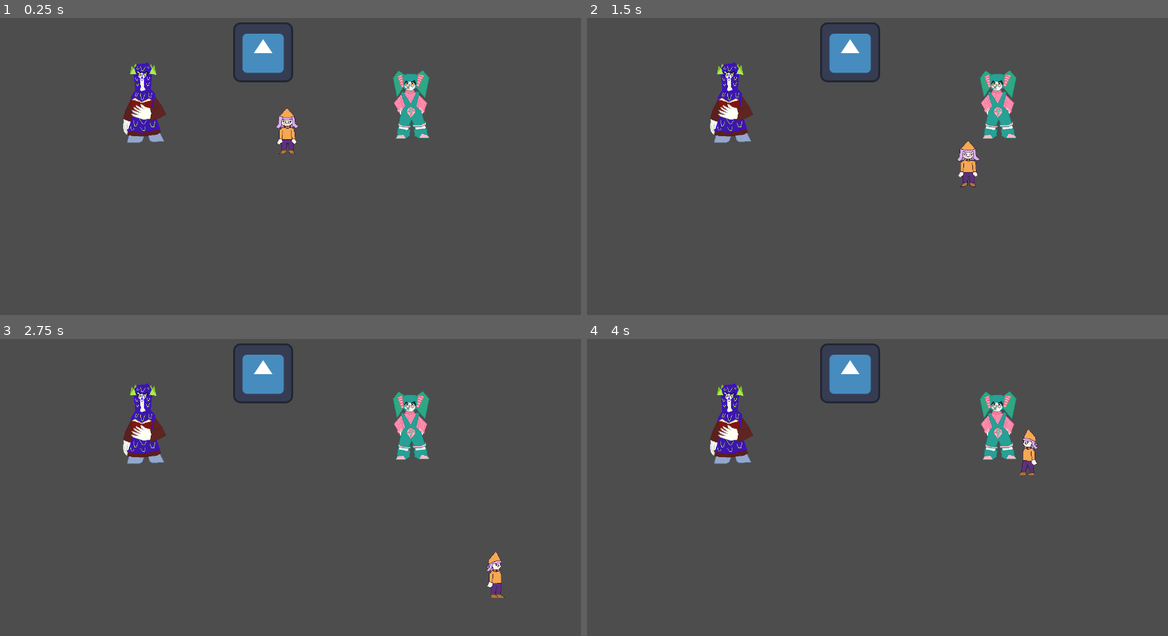
Above: before the commit, frames 1-4 (two rows, left to right).
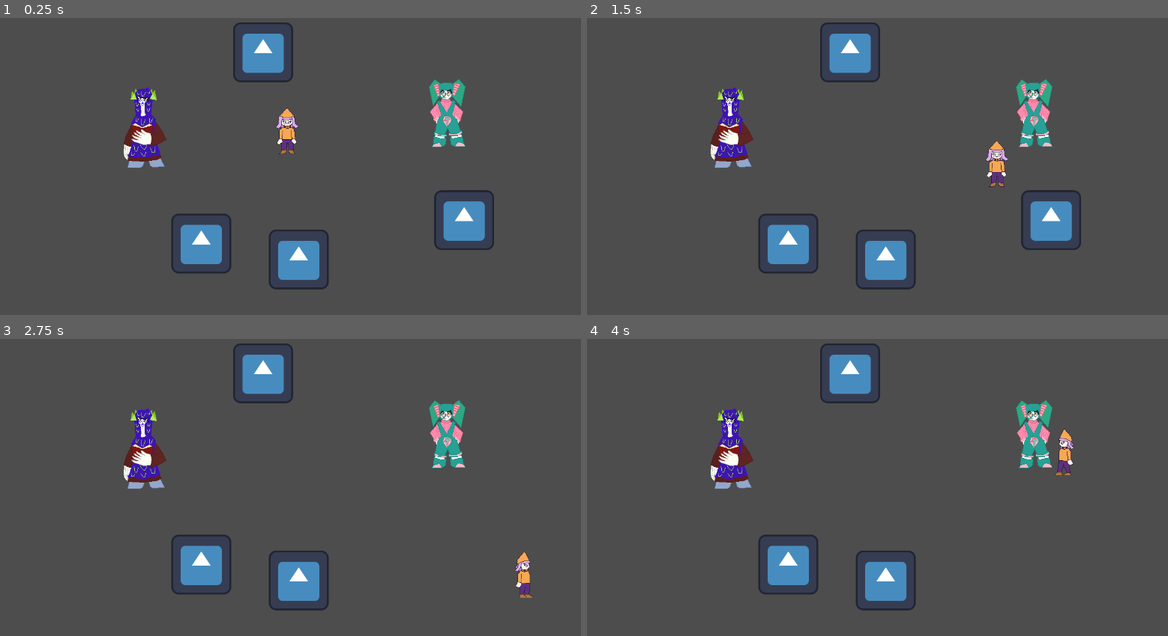
Above: after the commit, the same moments.

Repository: InKeaton/TheLibrarian
Game: Godot game, scene res://main.tscn
The game is run twice, just before and just after one commit, with the same random seed, the same clock (stepped at 60 frames per second) and the same inputs. The engine's default icon, where the game draws it, is replaced by a stand-in: a white triangle on a blue panel in a dark square. Sound files missing from this copy of the repository are replaced by a short silence.
Inputs:
- Up to frame 1 (0.25 s): no input
- Up to frame 2 (1.5 s): tap Enter at 0.5 s; hold Right (move_right) 0.53-1.28 s; tap Z (accept) at 0.6, 1.35 s; hold Down (move_down) from 1.28 s (still down)
- Up to frame 3 (2.75 s): release Down (move_down) at 2.03 s; hold Right (move_right) from 2.03 s (still down); tap X (refuse) at 2.1 s; tap Z (accept) at 2.3 s
- Up to frame 4 (4 s): release Right (move_right) at 2.78 s; hold Up (move_up) 2.78-3.53 s; tap Z (accept) at 2.85, 3.6 s; hold Left (move_left) from 3.53 s (still down)

The runs differ from the first frame. In frame 1, 7.4% of the frame differs, in the area x 21-86%, y 14-92%; in frame 2, 8.1%; in frame 3, 6.7%; in frame 4, 6.5%.

Commit message:
Added new dialogue options, variable checking

Diff:
--- a/Characters/Player/player.gd
+++ b/Characters/Player/player.gd
@@ -6,6 +6,10 @@
 # object variables
 @onready var speakbox = $Speakbox
 @onready var animation_player = $Sprite/AnimationPlayer
+
+# TO DO
+# + implement a better fullscreen code
+var is_fullscreen = false
 
 signal has_interacted_with(interlocutor: Node)
 
@@ -33,6 +37,13 @@
 	if Input.is_action_pressed("move_up"):
 		velocity.y -= 1
 		speakbox.rotation_degrees = 180
+	if Input.is_action_just_released("toggle_fullscreen"):
+		if is_fullscreen:
+			DisplayServer.window_set_mode(DisplayServer.WINDOW_MODE_WINDOWED)
+			is_fullscreen = false
+		else:
+			DisplayServer.window_set_mode(DisplayServer.WINDOW_MODE_EXCLUSIVE_FULLSCREEN)
+			is_fullscreen = true
 
 	# normalize movement
 	if velocity.length() > 0:
@@ -57,7 +68,7 @@
 
 func check_possible_iterations() -> void:
 	if (Input.is_action_just_released("accept") && speakbox.is_colliding()):
-		var possible_interlocutor : Node = speakbox.get_collider().get_parent()
+		var possible_interlocutor : Node = speakbox.get_collider()
 		if possible_interlocutor.is_in_group("interlocutors"):
 			emit_signal("has_interacted_with", possible_interlocutor)
 			set_process(false)
--- a/Characters/actor.gd
+++ b/Characters/actor.gd
@@ -1,4 +1,4 @@
-extends Sprite2D
+extends CharacterBody2D
 
 # Actor Name
 @export var _name: String
@@ -11,7 +11,8 @@
 
 func _ready():
 	# set hitboxes
-	$Body/Hitbox.shape.extents.x = self.texture.get_width() / 2
-	$Body/Hitbox.shape.extents.y = self.texture.get_height() / 2
+	# REMEBER TO SET AS UNIQUE IN EDITOR
+	$Hitbox.shape.extents.x = $Sprite.texture.get_width() / 2
+	$Hitbox.shape.extents.y = $Sprite.texture.get_height() / 2
 	# set dialogue
 	_dialogue = JSON.parse_string(FileAccess.get_file_as_string(_dialogue_path))
--- a/Characters/actor.tscn
+++ b/Characters/actor.tscn
@@ -3,22 +3,22 @@
 [ext_resource type="Script" path="res://Characters/actor.gd" id="1_8dfpi"]
 [ext_resource type="Texture2D" uid="uid://cap37nx5x63hg" path="res://icon.svg" id="1_436lw"]
 
-[sub_resource type="RectangleShape2D" id="RectangleShape2D_cyoay"]
+[sub_resource type="RectangleShape2D" id="RectangleShape2D_colea"]
 size = Vector2(128, 127)
 
-[node name="Actor" type="Sprite2D" groups=["interlocutors"]]
-position = Vector2(587, 349)
-texture = ExtResource("1_436lw")
+[node name="Body" type="CharacterBody2D" groups=["interlocutors"]]
+show_behind_parent = true
+texture_filter = 1
+position = Vector2(95, 41)
 script = ExtResource("1_8dfpi")
 metadata/_edit_group_ = true
 
-[node name="AnimationPlayer" type="AnimationPlayer" parent="." groups=["interlocutors"]]
-root_node = NodePath("../Body")
+[node name="Hitbox" type="CollisionShape2D" parent="." groups=["interlocutors"]]
+shape = SubResource("RectangleShape2D_colea")
+debug_color = Color(0.388235, 0.603922, 0.254902, 0.419608)
 
-[node name="Body" type="CharacterBody2D" parent="."]
-show_behind_parent = true
-texture_filter = 1
+[node name="Sprite" type="Sprite2D" parent="." groups=["interlocutors"]]
+texture = ExtResource("1_436lw")
+metadata/_edit_group_ = true
 
-[node name="Hitbox" type="CollisionShape2D" parent="Body"]
-shape = SubResource("RectangleShape2D_cyoay")
-debug_color = Color(0.388235, 0.603922, 0.254902, 0.419608)
+[node name="AnimationPlayer" type="AnimationPlayer" parent="Sprite" groups=["interlocutors"]]
--- a/Data/save_manager.gd
+++ b/Data/save_manager.gd
@@ -5,26 +5,70 @@
 
 signal check_result(result : String)
 
-# T O  D O
-# * Add different kinds of variable checking
-#	- Is the value lower/bigger than this?
-#	- Is it bigger/lower than another variable?
-# * Add the ability to save
-
 # loads the save file
 func _ready():
 	save_data = JSON.parse_string(FileAccess.get_file_as_string(SAVE_DATA_PATH))
 
-func _on_dialogue_manager_set_vars(var_and_value):
-	save_data["DIALOGUE_VARS"][var_and_value[0]] = var_and_value[1]
+# T O  D O
+# + remove the creation of variables: they must be already defined in the file
 
-func _on_dialogue_manager_check_vars(variable):
-	if save_data["DIALOGUE_VARS"].has(variable):
-		emit_signal("check_result", save_data["DIALOGUE_VARS"][variable])
+# sets or updates a var value
+func _set_vars(var_and_value):
+	# var_and_value has:
+	# 0 -> section
+	# 1 -> var name
+	# 2 -> value to assign/sum/remove
+	# 3 -> flag
+
+	# flag == 0 -> gives the value to the variable, creates it if needed
+	if var_and_value[3] == 0:
+		save_data[var_and_value[0]][var_and_value[1]] = var_and_value[2]
+
+	# flag != 0 -> increment the value by adding value * flag
 	else:
-		# in cases where it is possible for the variable to not exist, create a
-		# "default" section to redirect the dialogue to
+		if save_data[var_and_value[0]].has(var_and_value[1]):
+			save_data[var_and_value[0]][var_and_value[1]] += (var_and_value[2] * (var_and_value[3]))
+		else:
+			# if not present, creates the incrementable variable
+			save_data[var_and_value[0]][var_and_value[1]] = var_and_value[2] * (var_and_value[3])
+
+# returns information on a variable
+func _check_vars(variable):
+	# variable has:
+	# 0 -> section
+	# 1 -> var name
+	# 2 -> flag
+	# 3 -> value or var name to compare to (optional)
+	# 4 -> section of var to compare to (optional)
+
+	# in cases where it is possible for the variable to not exist, create a
+	# "default" section to redirect the dialogue to
+	if !save_data[variable[0]].has(variable[1]):
 		emit_signal("check_result", "DEFAULT")
 
-func save() -> void:
+	# flag == 0 -> return variable value
+	else: if variable[2] == 0:
+		emit_signal("check_result", variable[1] + "_" + save_data[variable[0]][variable[1]])
+
+	else:
+		var tmp_to_compare_to
+		# flag == 1 -> check variable value related to value passed
+		if variable[2] == 1:
+			tmp_to_compare_to = variable[3]
+		# flag == 2 -> check variable value related to variable value passed
+		else: if variable[2] == 2:
+			tmp_to_compare_to = save_data[variable[4]][variable[3]]
+
+		var tmp_string
+		if save_data[variable[0]][variable[1]] < variable[3]:
+			tmp_string = "_lesser_than_"
+		else:
+			tmp_string = "_greater_than_" # if equal, ends up here
+
+		emit_signal("check_result", variable[1] + tmp_string + str(tmp_to_compare_to))
+
+# T O  D O
+# + Add the ability to save
+
+func _save() -> void:
 	pass
--- /dev/null
+++ b/Objects/collectible.gd
@@ -0,0 +1,18 @@
+extends Area2D
+
+@export var _type : String
+signal collected(var_and_values : Array)
+
+# Called when the node enters the scene tree for the first time.
+func _ready():
+	pass # Replace with function body.
+
+
+# Called every frame. 'delta' is the elapsed time since the previous frame.
+func _process(delta):
+	pass
+
+
+func _on_body_entered(body):
+	emit_signal("collected", ["COLLECTIBLES", _type, 1, 1])
+	self.queue_free()
--- /dev/null
+++ b/Objects/collectible.tscn
@@ -0,0 +1,23 @@
+[gd_scene load_steps=4 format=3 uid="uid://cl6r58rbssaut"]
+
+[ext_resource type="Script" path="res://Objects/collectible.gd" id="1_1fd36"]
+[ext_resource type="Texture2D" uid="uid://cap37nx5x63hg" path="res://icon.svg" id="1_m38l3"]
+
+[sub_resource type="RectangleShape2D" id="RectangleShape2D_53dng"]
+size = Vector2(128, 128)
+
+[node name="Collectible" type="Area2D"]
+position = Vector2(392.409, 117.504)
+script = ExtResource("1_1fd36")
+metadata/_edit_group_ = true
+
+[node name="CollisionShape2D" type="CollisionShape2D" parent="."]
+shape = SubResource("RectangleShape2D_53dng")
+debug_color = Color(0.623529, 0.368627, 0.964706, 0.419608)
+
+[node name="Sprite2D" type="Sprite2D" parent="."]
+texture = ExtResource("1_m38l3")
+
+[node name="AnimationPlayer" type="AnimationPlayer" parent="Sprite2D"]
+
+[connection signal="body_entered" from="." to="." method="_on_body_entered"]
--- a/UI/Dialogue/dialogue_manager.gd
+++ b/UI/Dialogue/dialogue_manager.gd
@@ -12,7 +12,7 @@
 # Object which we're talking with
 var _interlocutor: Node
 
-# Dialogue section we're gonna act
+# Dialogue we're gonna act
 var _dialogue: Dictionary
 # section of dialogue we are in
 var _section: String
@@ -133,3 +133,6 @@
 	_section = result
 	_message_id = 0
 	update_dialogue()
+
+func _on_check_vars(variable):
+	pass # Replace with function body.
--- a/_resources/data/eugenia.json
+++ b/_resources/data/eugenia.json
@@ -1,52 +1,52 @@
 [
-    {
-        "BEGINNING" :  {
-            "MESSAGES" : ["ue.", "Com'è?"],
-            "CHOICE" : ["Tutt'apposto fre", "Solita roba"]
-        },
+	{
+		"BEGINNING" :  {
+			"MESSAGES" : ["ue.", "Com'è?"],
+			"CHOICE" : ["Tutt'apposto fre", "Solita roba"]
+		},
 
-        "Tutt'apposto fre" : {
-            "MESSAGES" : ["Ah meno male..."],
-            "JUMP_TO" : "ENDING"
-        },
+		"Tutt'apposto fre" : {
+			"MESSAGES" : ["Ah meno male..."],
+			"JUMP_TO" : "ENDING"
+		},
 
-        "Solita roba" : {
-            "MESSAGES" : ["Beh, bello schifo"],
-            "JUMP_TO" : "ENDING"
-        },
+		"Solita roba" : {
+			"MESSAGES" : ["Beh, bello schifo"],
+			"JUMP_TO" : "ENDING"
+		},
 
-        "ENDING" : {
-            "MESSAGES" : ["Hey, hai mica visto il mio libro?", "L'ho perso, e mi servirebbe...", "Vabbè", "Ci becchiamo!"],
-            "END_DIALOGUE" : 1
-        }
-    },
+		"ENDING" : {
+			"MESSAGES" : ["Hey, hai mica visto il mio libro?", "L'ho perso, e mi servirebbe...", "Vabbè", "Ci becchiamo!"],
+			"END_DIALOGUE" : 1
+		}
+	},
 
-    {
-        "BEGINNING" : {
-            "MESSAGES" : [],
-            "CHECK_VARS" : "libro_raccolto"
-        },
+	{
+		"BEGINNING" : {
+			"MESSAGES" : [],
+			"CHECK_VARS" : ["COLLECTIBLES", "godot", 1, 2]
+		},
 
-        "DEFAULT" : {
+		"DEFAULT" : {
 			"MESSAGES" : ["Eh, {p=0.2}quanto vorrei il mio libro..."],
 			"END_DIALOGUE" : 0
 		},
 
-        "libro_non_preso" : {
-            "MESSAGES" : ["Non c'ho altro da dirti,{p=0.2} fighetto"],
-            "END_DIALOGUE" : 0
-        },
+		"godot_lesser_than_2" : {
+			"MESSAGES" : ["Non c'ho altro da dirti,{p=0.2} fighetto"],
+			"END_DIALOGUE" : 0
+		},
 
-        "libro_preso" : {
-            "MESSAGES" : ["Wow, hai trovato il mio libro!", "Grazie mille bro, alla prossima!"],
-            "END_DIALOGUE" : 1
-        }
-    },
+		"godot_greater_than_2" : {
+			"MESSAGES" : ["Wow, hai trovato il mio libro!", "Grazie mille bro, alla prossima!"],
+			"END_DIALOGUE" : 1
+		}
+	},
 
-    {
-        "BEGINNING" : {
-            "MESSAGES" : ["Grazie ancora per il libro bro!"],
-            "END_DIALOGUE" : 0
-        }
-    }
+	{
+		"BEGINNING" : {
+			"MESSAGES" : ["Grazie ancora per il libro bro!"],
+			"END_DIALOGUE" : 0
+		}
+	}
 ]
--- a/_resources/data/madonna.json
+++ b/_resources/data/madonna.json
@@ -7,19 +7,19 @@
 
 		"Bene, grazie :D" : {
 			"MESSAGES" : ["Oh, meno male"],
-			"SET_VARS" : ["_sta_bene", "bene"],
+			"SET_VARS" : ["DIALOGUE_VARS", "_sta_bene", "bene", 0],
 			"JUMP_TO" : "ENDING"
 		},
 
 		"Eh, come al solito..." : {
 			"MESSAGES" : ["Oh...{p=0.5} Beh, spero che tu stia bene di solito..."],
-			"SET_VARS" : ["_sta_bene", "male"],
+			"SET_VARS" : ["DIALOGUE_VARS", "_sta_bene", "male", 0],
 			"JUMP_TO" : "ENDING"
 		},
 
 		"Beh, non molto bene..." : {
 			"MESSAGES" : ["Oh, mi spiace"],
-			"SET_VARS" : ["_sta_bene", "male"],
+			"SET_VARS" : ["DIALOGUE_VARS", "_sta_bene", "male", 0],
 			"JUMP_TO" : "ENDING"
 		},
 
@@ -32,13 +32,13 @@
 	{
 		"BEGINNING" : {
 			"MESSAGES" : [],
-			"CHECK_VARS" : "_sta_bene"
+			"CHECK_VARS" : ["DIALOGUE_VARS", "_sta_bene", 0]
 		},
-		"male" : {
+		"_sta_bene_male" : {
 			"MESSAGES" : ["Beh, mi spiace che tu sia triste, ma...{p=0.7} non ho altro da dirti...", "[wave amp=50 freq=2] V A  V I A . . .[/wave]"],
 			"END_DIALOGUE" : 0
 		},
-		"bene" : {
+		"_sta_bene_bene" : {
 			"MESSAGES" : ["Beh, puoi essere felice come una Pasqua, ma...{p=0.7} non ho altro da dirti...", "[wave amp=50 freq=2] V A  V I A . . .[/wave]"],
 			"END_DIALOGUE" : 0
 		},
--- a/_resources/data/savedata.json
+++ b/_resources/data/savedata.json
@@ -1,9 +1,13 @@
 {
-    "DIALOGUE_VARS" : {
+	"DIALOGUE_VARS" : {
 
-    },
+	},
 
-    "NPC_DATA": {
+	"COLLECTIBLES" : {
 
-    }
+	},
+
+	"NPC_DATA": {
+
+	}
 }
--- a/main.tscn
+++ b/main.tscn
@@ -7,8 +7,17 @@
 [ext_resource type="Texture2D" uid="uid://cvyegl13kexob" path="res://_resources/sprites/chrctrs/MadonnaStill.png" id="3_f0sfi"]
 [ext_resource type="PackedScene" uid="uid://dreg86p1nwujc" path="res://UI/Dialogue/dialogue_manager.tscn" id="4_hghbu"]
 [ext_resource type="PackedScene" uid="uid://dfhxd0kvt83n2" path="res://Data/save_manager.tscn" id="6_evhia"]
+[ext_resource type="PackedScene" uid="uid://cl6r58rbssaut" path="res://Objects/collectible.tscn" id="6_gbbm5"]
+
+[sub_resource type="RectangleShape2D" id="RectangleShape2D_pvs1k"]
+size = Vector2(128, 127)
+
+[sub_resource type="RectangleShape2D" id="RectangleShape2D_nbqr1"]
+size = Vector2(128, 127)
 
 [node name="main" type="Node2D"]
+
+[node name="SFONDI" type="Node2D" parent="."]
 
 [node name="PROPS" type="Node2D" parent="."]
 
@@ -19,20 +28,42 @@
 [node name="NPC" type="Node2D" parent="."]
 
 [node name="Madonna" parent="NPC" instance=ExtResource("2_yio0r")]
-texture_filter = 1
-position = Vector2(339, 327)
-texture = ExtResource("3_f0sfi")
+position = Vector2(340, 381)
 _name = "Madonna"
 _dialogue_path = "res://_resources/data/madonna.json"
 
+[node name="Hitbox" parent="NPC/Madonna" index="0"]
+shape = SubResource("RectangleShape2D_pvs1k")
+
+[node name="Sprite" parent="NPC/Madonna" index="1"]
+texture = ExtResource("3_f0sfi")
+
 [node name="Eugenia" parent="NPC" instance=ExtResource("2_yio0r")]
-texture_filter = 1
-position = Vector2(908, 331)
-texture = ExtResource("3_e04fg")
+position = Vector2(985, 349)
 _name = "Eugenia"
 _dialogue_path = "res://_resources/data/eugenia.json"
 
+[node name="Hitbox" parent="NPC/Eugenia" index="0"]
+shape = SubResource("RectangleShape2D_nbqr1")
+
+[node name="Sprite" parent="NPC/Eugenia" index="1"]
+texture = ExtResource("3_e04fg")
+
 [node name="Player" parent="." instance=ExtResource("1_a7e4d")]
+
+[node name="COLLECTIBLES" type="Node2D" parent="."]
+
+[node name="Godot1" parent="COLLECTIBLES" instance=ExtResource("6_gbbm5")]
+position = Vector2(1021, 578)
+_type = "godot"
+
+[node name="Godot2" parent="COLLECTIBLES" instance=ExtResource("6_gbbm5")]
+position = Vector2(668, 662)
+_type = "godot"
+
+[node name="Godot3" parent="COLLECTIBLES" instance=ExtResource("6_gbbm5")]
+position = Vector2(460, 628)
+_type = "godot"
 
 [node name="UI" type="Control" parent="."]
 layout_mode = 3
@@ -46,7 +77,13 @@
 [node name="SaveManager" parent="." instance=ExtResource("6_evhia")]
 
 [connection signal="has_interacted_with" from="Player" to="UI/DialogueManager" method="_on_player_has_interacted_with"]
-[connection signal="check_vars" from="UI/DialogueManager" to="SaveManager" method="_on_dialogue_manager_check_vars"]
+[connection signal="collected" from="COLLECTIBLES/Godot1" to="SaveManager" method="_set_vars"]
+[connection signal="collected" from="COLLECTIBLES/Godot2" to="SaveManager" method="_set_vars"]
+[connection signal="collected" from="COLLECTIBLES/Godot3" to="SaveManager" method="_set_vars"]
+[connection signal="check_vars" from="UI/DialogueManager" to="SaveManager" method="_check_vars"]
 [connection signal="iteraction_ended" from="UI/DialogueManager" to="Player" method="_on_dialogue_manager_iteraction_ended"]
-[connection signal="set_vars" from="UI/DialogueManager" to="SaveManager" method="_on_dialogue_manager_set_vars"]
+[connection signal="set_vars" from="UI/DialogueManager" to="SaveManager" method="_set_vars"]
 [connection signal="check_result" from="SaveManager" to="UI/DialogueManager" method="_on_save_manager_check_result"]
+
+[editable path="NPC/Madonna"]
+[editable path="NPC/Eugenia"]
--- a/project.godot
+++ b/project.godot
@@ -12,7 +12,7 @@
 
 config/name="TheLibrarianV4"
 run/main_scene="res://main.tscn"
-config/features=PackedStringArray("4.0", "GL Compatibility")
+config/features=PackedStringArray("4.1", "GL Compatibility")
 config/icon="res://icon.svg"
 
 [display]
@@ -53,6 +53,11 @@
 "events": [Object(InputEventKey,"resource_local_to_scene":false,"resource_name":"","device":-1,"window_id":0,"alt_pressed":false,"shift_pressed":false,"ctrl_pressed":false,"meta_pressed":false,"pressed":false,"keycode":0,"physical_keycode":88,"key_label":0,"unicode":120,"echo":false,"script":null)
 ]
 }
+toggle_fullscreen={
+"deadzone": 0.5,
+"events": [Object(InputEventKey,"resource_local_to_scene":false,"resource_name":"","device":-1,"window_id":0,"alt_pressed":false,"shift_pressed":false,"ctrl_pressed":false,"meta_pressed":false,"pressed":false,"keycode":0,"physical_keycode":4194342,"key_label":0,"unicode":0,"echo":false,"script":null)
+]
+}
 
 [rendering]
 
Not shown: 1 places in main.tscn that only renumber resources
